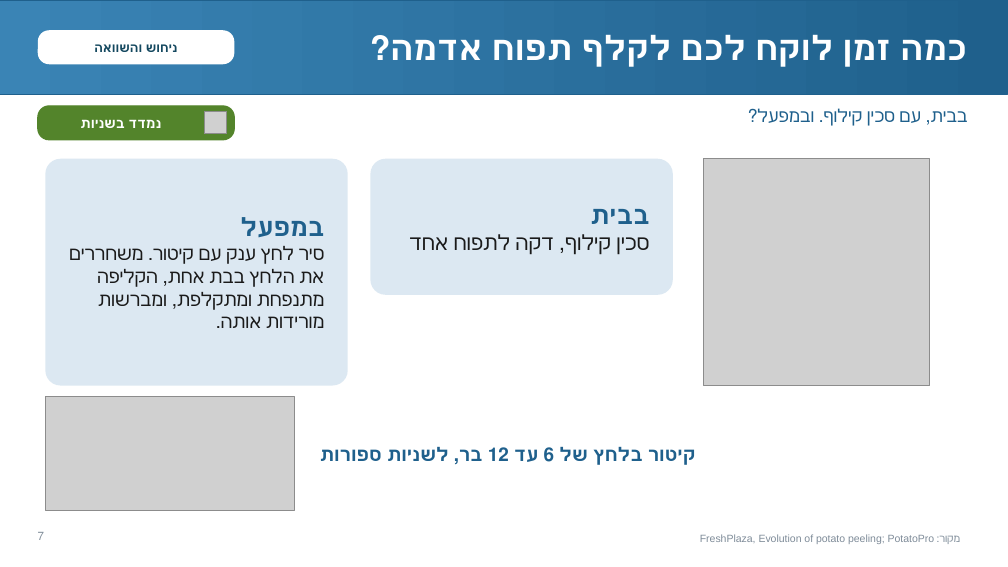
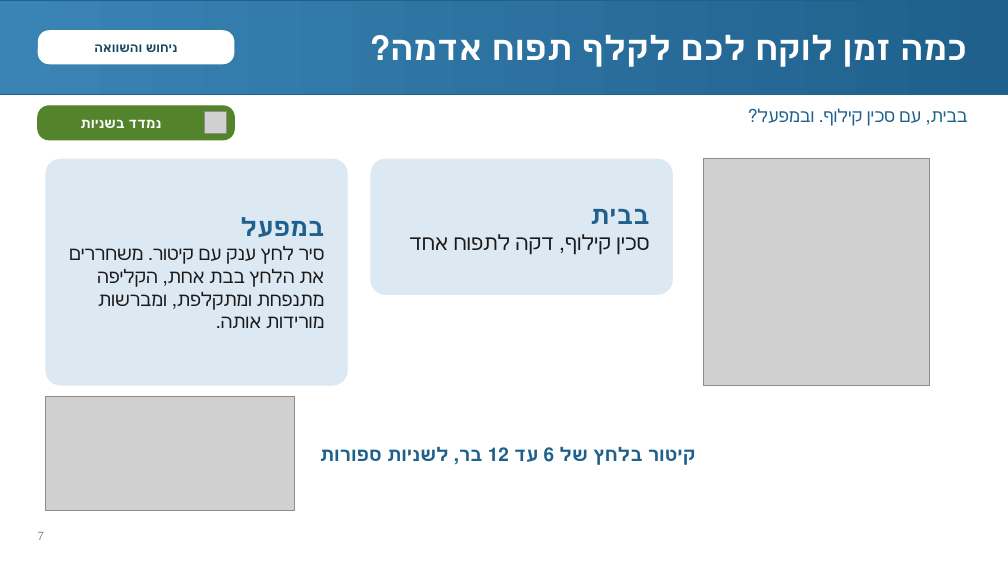
Before and after one commit to mishaf1988-lgtm/tfugen-safety, a slide deck: slide 7 of project-files/training-deck/מצגת-צ'יפס-קפוא-שיטות-הדרכה.pptx. Drawn at 1008x567 pixels with LibreOffice and Linux fonts; fonts in the diff are those of the drawing; grey boxes stand for pictures. Boxes give left, top, right and bottom in pixels: in the first picture for what was removed or moved away, otherwise in the second. Text is boxed around its words. In the diff, an @@ line names an element or a change of style, - is before the commit and + after.

```diff
--- a/project-files/training-deck/מצגת-צ'יפס-קפוא-שיטות-הדרכה.pptx
+++ b/project-files/training-deck/מצגת-צ'יפס-קפוא-שיטות-הדרכה.pptx
@@ text removed at (700, 534, 935, 544) @@
-מקור: FreshPlaza, Evolution of potato peeling; PotatoPro
```
Also in this commit, not shown: 3 other slides changed, 2 other files.
